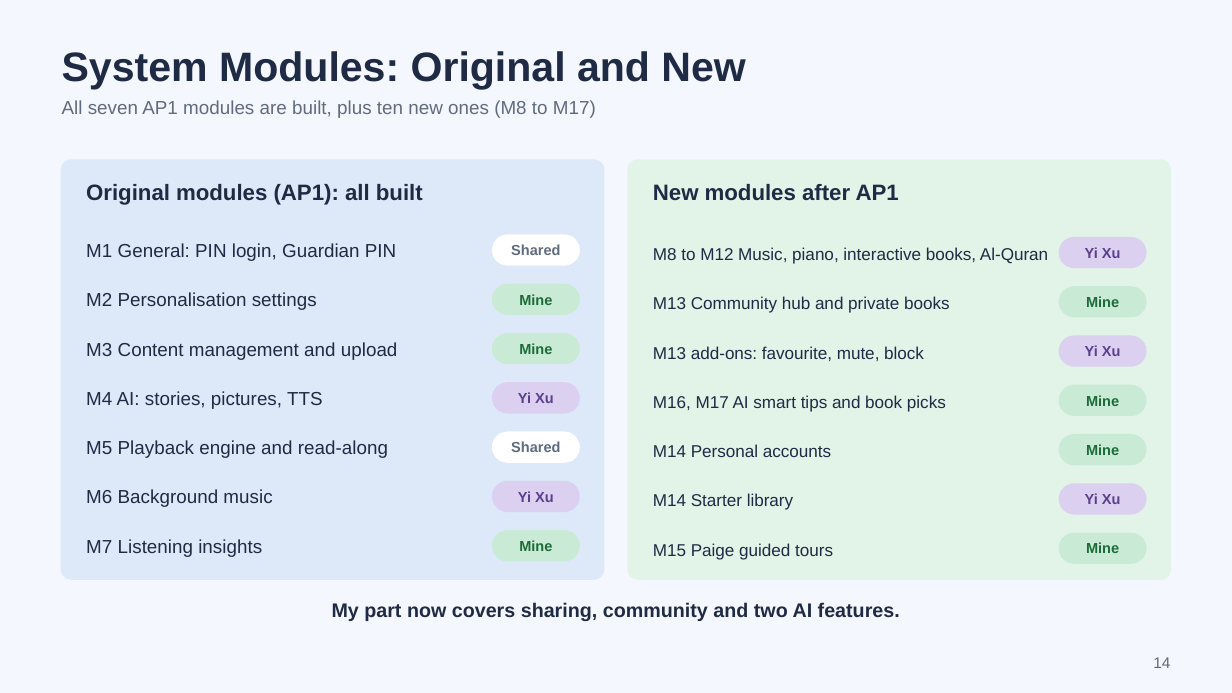
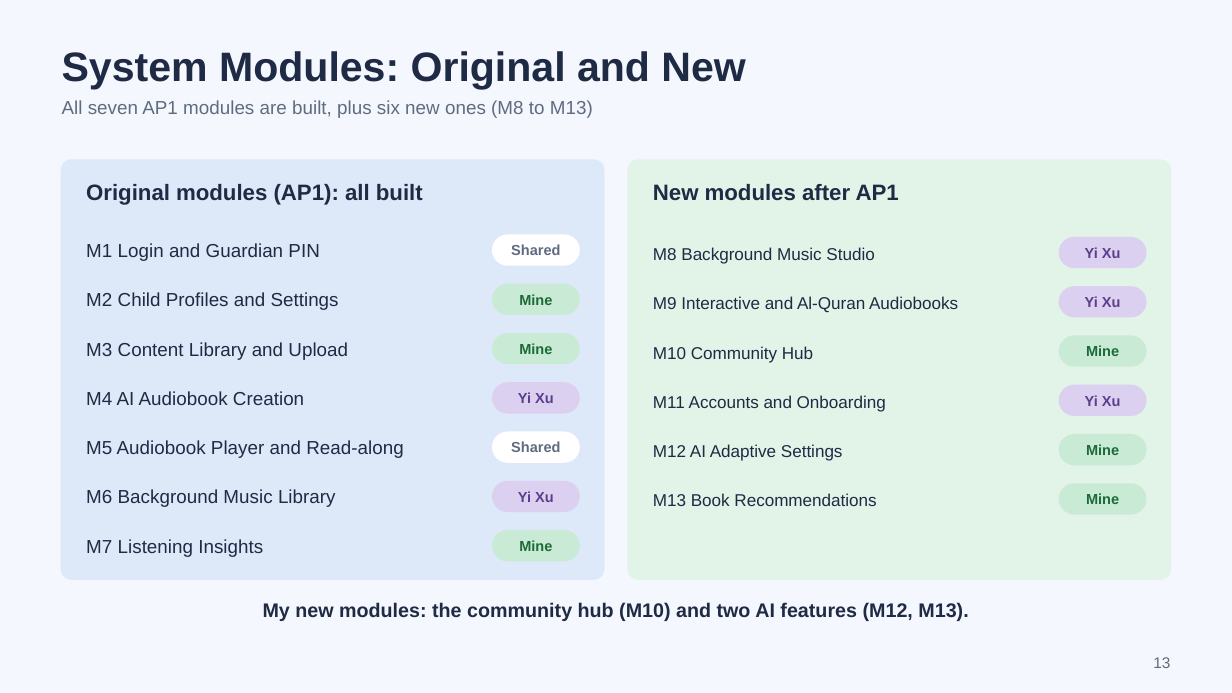
Before and after one commit to scz912/autism_audiobook, a slide deck: slide 13 of deliverables/Visual_Playlist_AP2_Progress.pptx (slide 14 before the commit). Drawn at 1232x693 pixels with LibreOffice and Linux fonts; fonts in the diff are those of the drawing. Boxes give left, top, right and bottom in pixels: in the first picture for what was removed or moved away, otherwise in the second. Text is boxed around its words. In the diff, an @@ line names an element or a change of style, - is before the commit and + after.

```diff
--- a/deliverables/Visual_Playlist_AP2_Progress.pptx
+++ b/deliverables/Visual_Playlist_AP2_Progress.pptx
@@ text at [62, 100, 593, 118]: text changed @@
-All seven AP1 modules are built, plus ten new ones (M8 to M17)
+All seven AP1 modules are built, plus six new ones (M8 to M13)
@@ text at [86, 243, 319, 261]: text changed @@
-M1 General: PIN login, Guardian PIN
+M1 Login and Guardian PIN
@@ text at [653, 247, 874, 264]: text changed @@
-M8 to M12 Music, piano, interactive books, Al-Quran
+M8 Background Music Studio
@@ text at [86, 292, 339, 310]: text changed @@
-M2 Personalisation settings
+M2 Child Profiles and Settings
@@ text at [653, 296, 958, 312]: text changed @@
-M13 Community hub and private books
+M9 Interactive and Al-Quran Audiobooks
@@ rounded rectangle at [1060, 287, 1146, 317]: fill #C9EBD5 to #DCD0F0; outline #C9EBD5 1 pt to #DCD0F0 1 pt @@
@@ text "Yi Xu": place and size @@
-text "Yi Xu" at [1085, 345, 1121, 356]
+text "Yi Xu" at [1085, 296, 1121, 307]
@@ text at [86, 342, 348, 360]: text changed @@
-M3 Content management and upload
+M3 Content Library and Upload
@@ text at [653, 346, 813, 363]: text changed @@
-M13 add-ons: favourite, mute, block
+M10 Community Hub
@@ rounded rectangle at [1060, 336, 1146, 366]: fill #DCD0F0 to #C9EBD5; outline #DCD0F0 1 pt to #C9EBD5 1 pt @@
@@ text "Mine": place and size @@
-text "Mine" at [1086, 296, 1119, 307]
+text "Mine" at [1086, 345, 1119, 356]
@@ rounded rectangle at [1060, 386, 1146, 415]: fill #C9EBD5 to #DCD0F0; outline #C9EBD5 1 pt to #DCD0F0 1 pt @@
@@ text "Yi Xu": place and size @@
-text "Yi Xu" at [1085, 493, 1121, 504]
+text "Yi Xu" at [1085, 395, 1121, 406]
@@ text at [86, 391, 304, 405]: text changed @@
-M4 AI: stories, pictures, TTS
+M4 AI Audiobook Creation
@@ text at [653, 395, 886, 412]: text changed @@
-M16, M17 AI smart tips and book picks
+M11 Accounts and Onboarding
@@ text removed at [1086, 395, 1119, 406] @@
-Mine
@@ text at [86, 440, 403, 458]: text changed @@
-M5 Playback engine and read-along
+M5 Audiobook Player and Read-along
@@ text at [653, 444, 843, 461]: text changed @@
-M14 Personal accounts
+M12 AI Adaptive Settings
@@ text at [86, 489, 336, 507]: text changed @@
-M6 Background music
+M6 Background Music Library
@@ text at [653, 493, 876, 506]: text changed @@
-M14 Starter library
+M13 Book Recommendations
@@ rounded rectangle at [1060, 484, 1146, 514]: fill #DCD0F0 to #C9EBD5; outline #DCD0F0 1 pt to #C9EBD5 1 pt @@
@@ text "Mine": place and size @@
-text "Mine" at [1086, 542, 1119, 553]
+text "Mine" at [1086, 493, 1119, 504]
@@ text at [86, 539, 263, 557]: text changed @@
-M7 Listening insights
+M7 Listening Insights
@@ rounded rectangle removed at [1060, 533, 1146, 563] @@
@@ text removed at [653, 543, 833, 560] @@
-M15 Paige guided tours
@@ text at [263, 602, 968, 621]: text changed @@
-My part now covers sharing, community and two AI features.
+My new modules: the community hub (M10) and two AI features (M12, M13).
@@ page number at [1153, 657, 1170, 668]: text changed @@
-14
+13
```
Also in this commit, not shown: 8 other slides changed, 1 slide removed, 1 other file.
